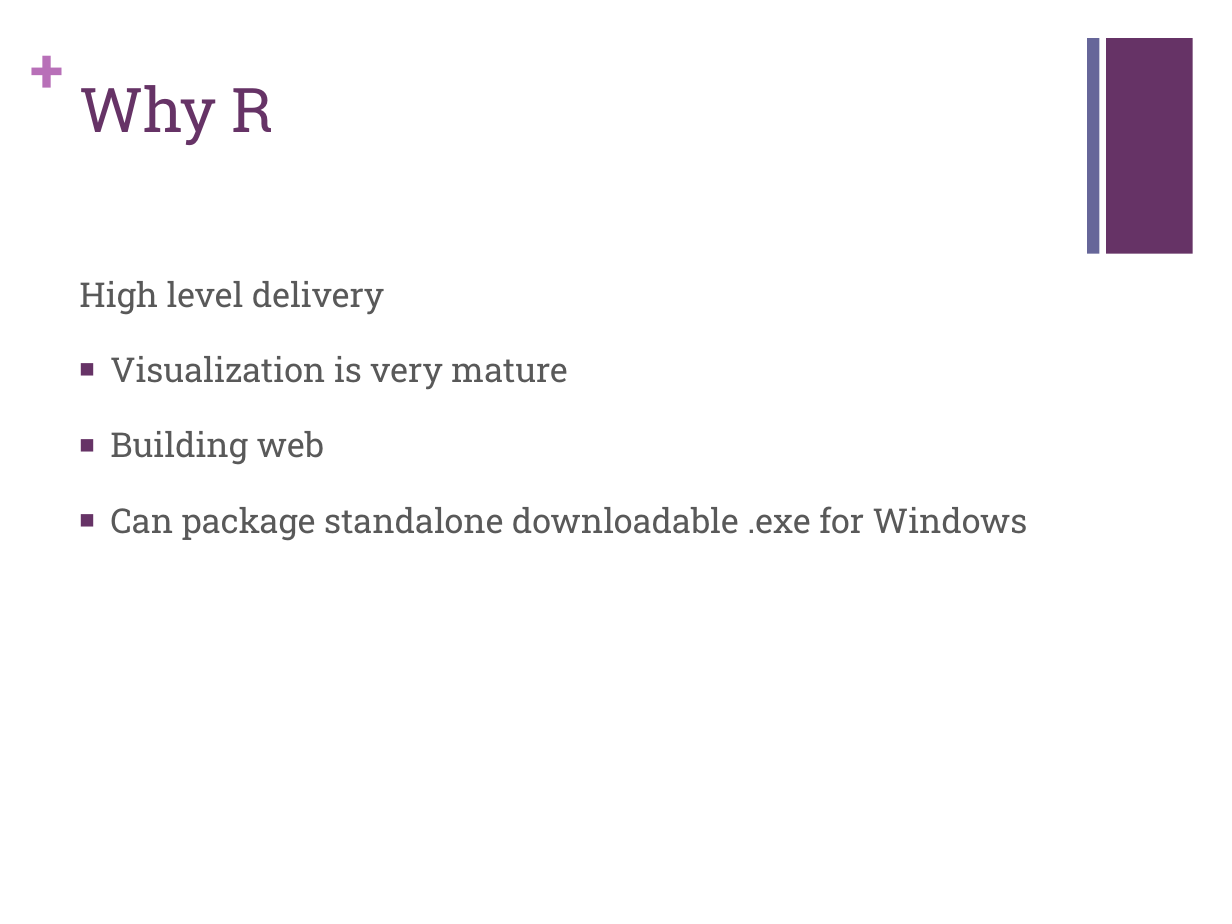
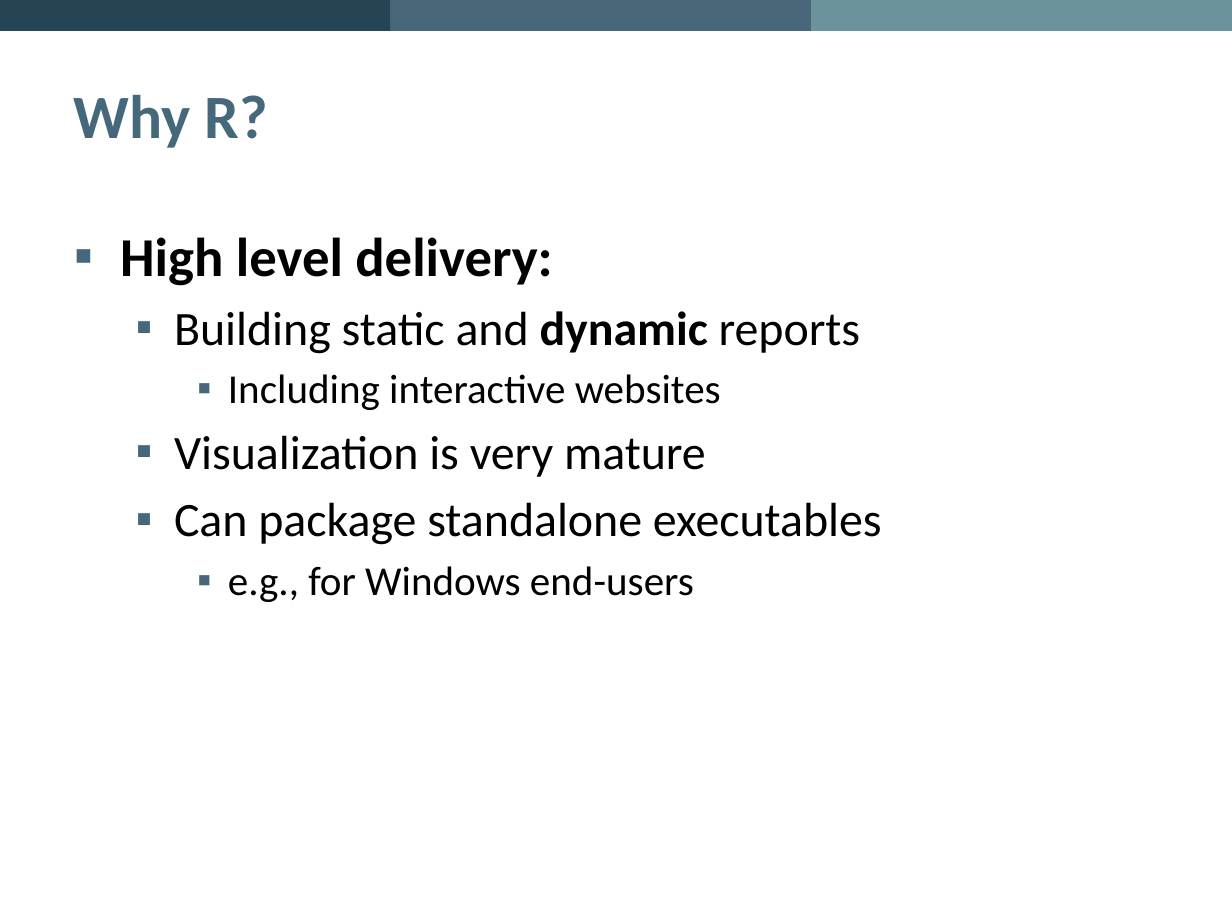
Before and after one commit to PredictiveEcology/SpaDES, a slide deck: slide 6 of development/SpaDES – Spatial Discrete Event Simulation.pptx (slide 7 before the commit). Drawn at 1232x924 pixels with LibreOffice and Linux fonts; fonts in the diff are those of the drawing; background and template pictures are left out. Boxes give left, top, right and bottom in pixels: in the first picture for what was removed or moved away, otherwise in the second. Text is boxed around its words. In the diff, an @@ line names an element or a change of style, - is before the commit and + after.

Commit message:
updated presentation

```diff
--- a/development/SpaDES – Spatial Discrete Event Simulation.pptx
+++ b/development/SpaDES – Spatial Discrete Event Simulation.pptx
@@ rectangle added at [0,0,391,31], fill #254555 @@
@@ rectangle added at [339,0,841,31], fill #486879 @@
@@ rectangle added at [811,0,1232,31], fill #6C939B @@
@@ text removed at [30,31,65,106] @@
-+
@@ title "Why R?" at [74,94,268,148]: vertical alignment top to middle @@
@@ rectangle removed at [1087,38,1099,254] @@
@@ rectangle removed at [1106,38,1193,254] @@
@@ page number added at [1209,31,1219,32], 12 pt, text #000000 @@
+6
@@ title at [74,94,268,148]: text changed; font Roboto Slab to Calibri; text colour #663366 to #45697B; bold on @@
-Why R
+Why R?
@@ text "High level delivery:": place and size @@
-text "High level delivery:" at [79,281,1028,541]
+text "High level delivery:" at [120,237,882,602]
@@ text at [120,237,861,410]: text changed; size 20 to 28 pt; font Roboto Slab to Calibri; text colour #595959 to #000000 @@
-High level delivery
+▪ High level delivery:
+  ▪ Building static and dynamic reports
+    ▪ Including interactive websites
@@ text at [174,435,706,477]: size 20 to 28 pt, font Roboto Slab to Calibri, text colour #595959 to #000000 in "Visualization is very mature"; bullet ■ to ▪; list level 1 to 2 in "Visualization is very mature"; bullet colour #663366 to #45697B @@
@@ text at [174,502,882,602]: text changed; size 20 to 28 pt; font Roboto Slab to Calibri; text colour #595959 to #000000 @@
-■ Building web
-■ Can package standalone downloadable .exe for Windows
+  ▪ Can package standalone executables
+    ▪ e.g., for Windows end-users
```
Also in this commit, not shown: 5 other slides changed, 23 slides added, 5 slides removed, 3 other files.
